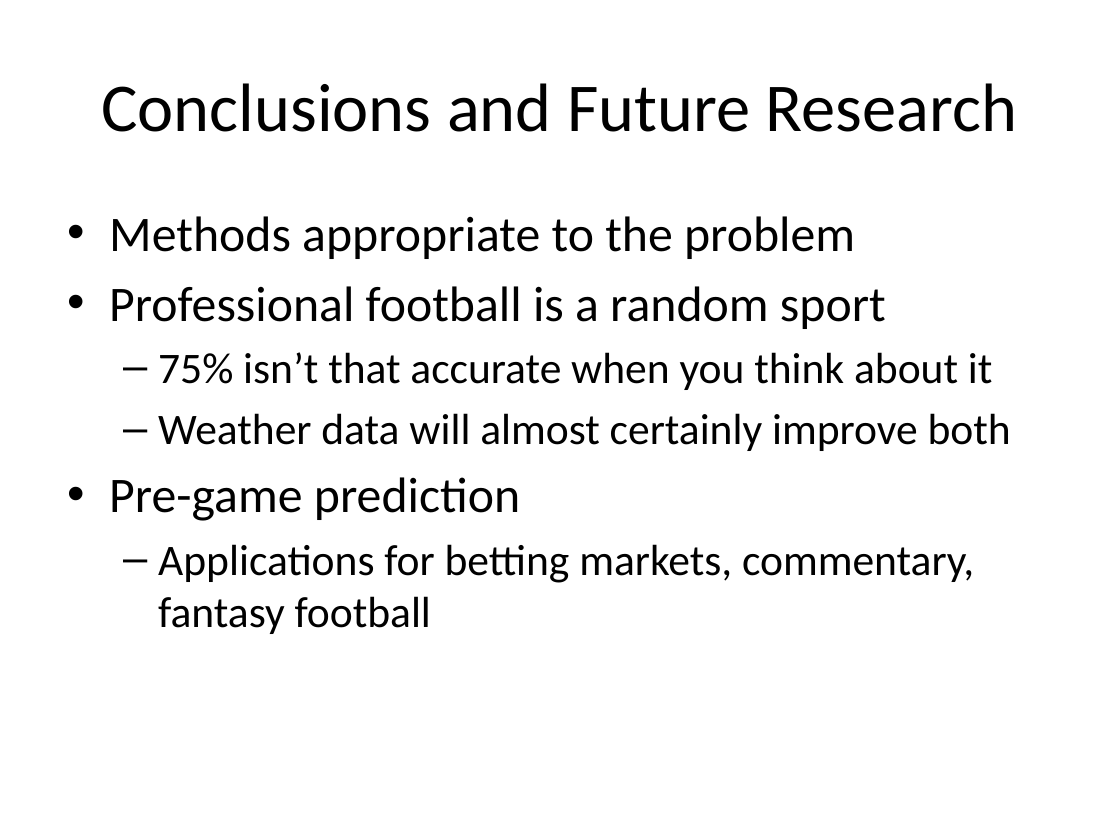
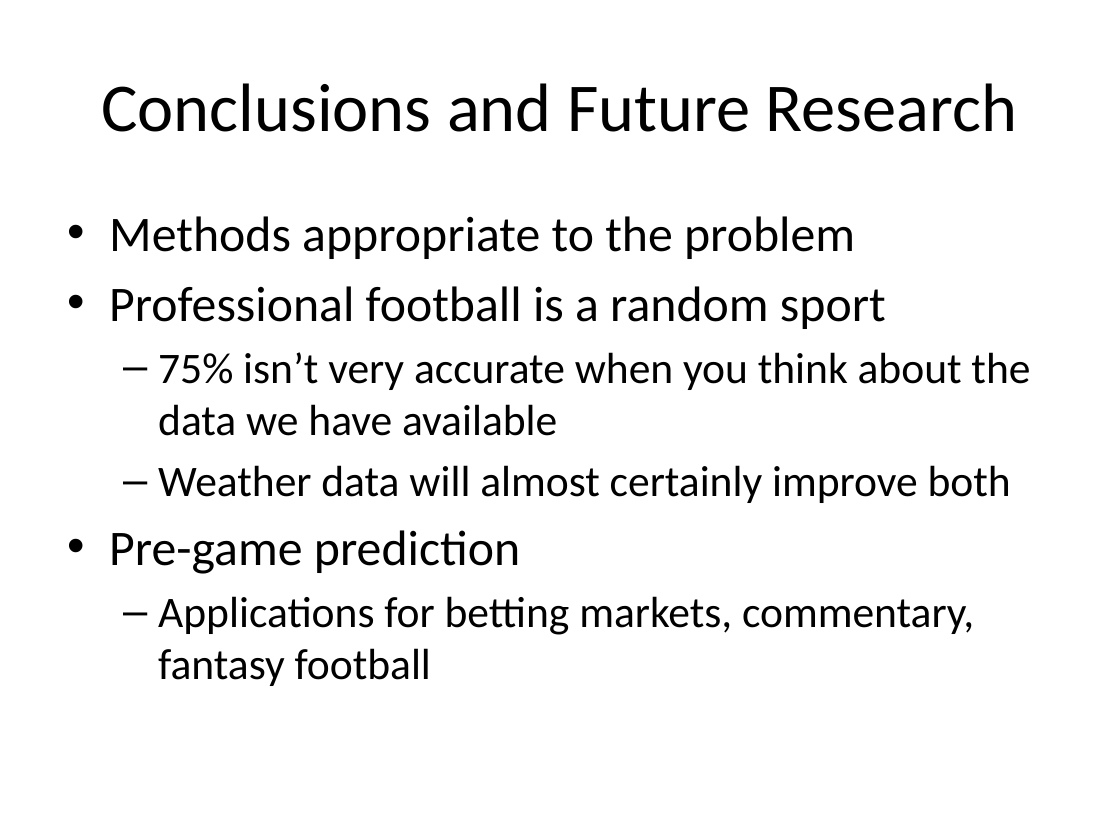
Before and after one commit to Patdog86/GA_NFL, a slide deck: slide 6 of Understanding the NFL.pptx. Drawn at 1120x840 pixels with LibreOffice and Linux fonts; fonts in the diff are those of the drawing; background and template pictures are left out. Boxes give left, top, right and bottom in pixels: in the first picture for what was removed or moved away, otherwise in the second. Text is boxed around its words. In the diff, an @@ line names an element or a change of style, - is before the commit and + after.

```diff
--- a/Understanding the NFL.pptx
+++ b/Understanding the NFL.pptx
@@ text at [158, 352, 1030, 436]: text changed @@
-  – 75% isn’t that accurate when you think about it
+  – 75% isn’t very accurate when you think about the data we have available
```
Also in this commit, not shown: 4 other slides changed, 3 other files.
